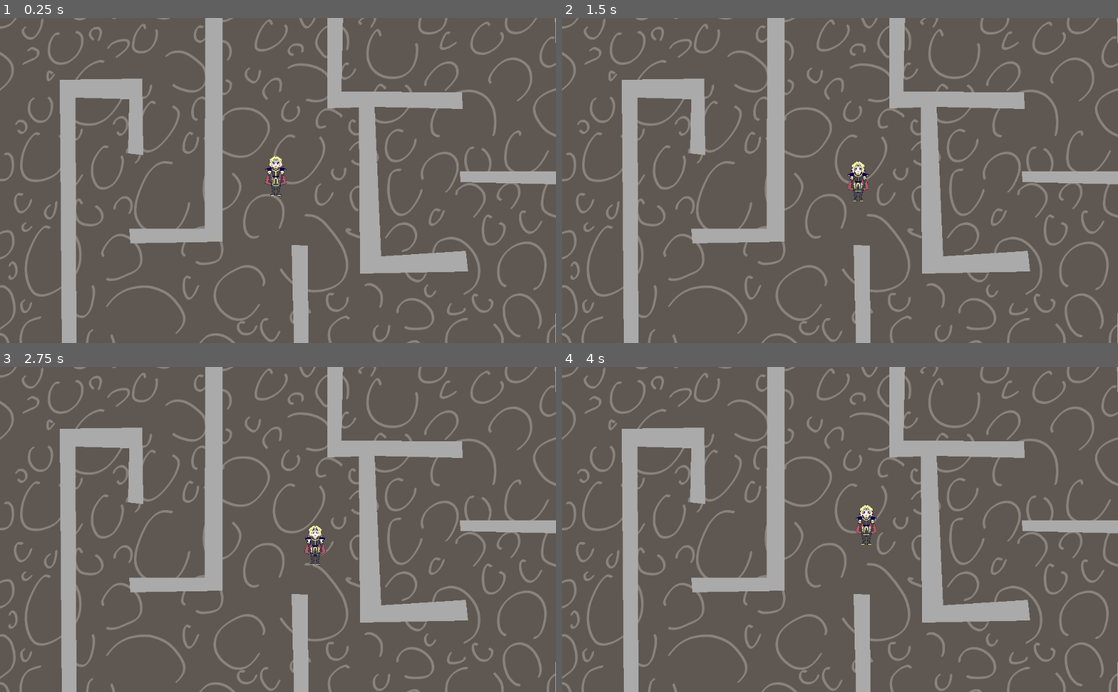
Above: before the commit, frames 1-4 (two rows, left to right).
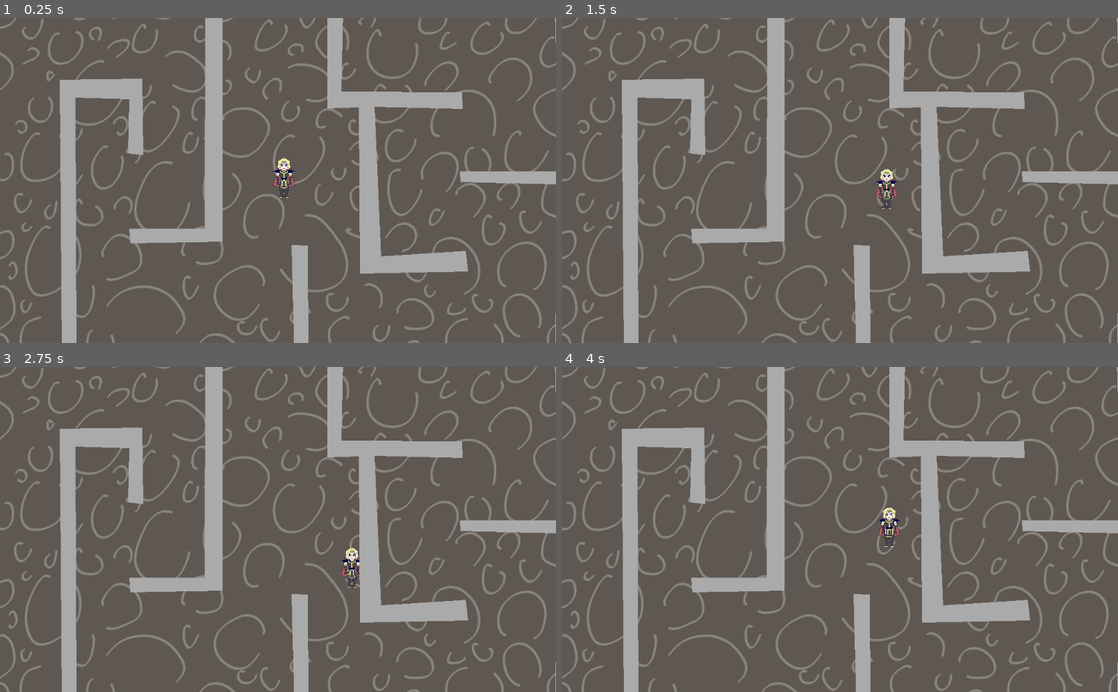
Above: after the commit, the same moments.

Repository: lumsell/highness
Game: Godot game, scene res://overworld.tscn
Two runs of this game, one before a commit and one after it. Both use one fixed random seed, a clock stepped at 60 frames per second and the inputs below.
Inputs:
- Up to frame 1 (0.25 s): no input
- Up to frame 2 (1.5 s): tap Enter at 0.5 s; hold Right (ui_right) 0.53-1.28 s; hold Down (ui_down) from 1.28 s (still down)
- Up to frame 3 (2.75 s): release Down (ui_down) at 2.03 s; hold Right (ui_right) from 2.03 s (still down)
- Up to frame 4 (4 s): release Right (ui_right) at 2.78 s; hold Up (ui_up) 2.78-3.53 s; hold Left (ui_left) from 3.53 s (still down)

The runs differ from the first frame. In frame 1, 0.4% of the frame differs, in the area x 47-53%, y 42-56%; in frame 2, 0.6%; in frame 3, 0.5%; in frame 4, 0.6%, in the area x 52-61%, y 42-56%.

Commit message:
Changed Tyrannia's collision to use KinmaticBody2D instead of raycasts
There's also a bunch of changes listed to some .import files on this commit... I'm not sure what that's all about, but it concerns me a little. Hopefully, it's nothing

Diff:
--- a/Gameplay Prototype/overworld.tscn
+++ b/Gameplay Prototype/overworld.tscn
@@ -6,6 +6,7 @@
 [node name="overworld" type="Node2D"]
 
 [node name="tyrannia" parent="." instance=ExtResource( 1 )]
+position = Vector2( 523, 293 )
 
 [node name="background" type="Sprite" parent="."]
 position = Vector2( 512, 303 )
@@ -13,7 +14,7 @@
 z_index = -1
 texture = ExtResource( 2 )
 
-[node name="walls" type="Area2D" parent="." groups=["SolidWall"]]
+[node name="walls" type="StaticBody2D" parent="."]
 
 [node name="Polygon2D" type="Polygon2D" parent="walls"]
 color = Color( 0.670588, 0.670588, 0.670588, 1 )
--- a/Gameplay Prototype/tyrannia.gd
+++ b/Gameplay Prototype/tyrannia.gd
@@ -1,6 +1,6 @@
 extends Node2D
 
-var speed = 50
+var speed = 100
 var moveLeft = false
 var moveRight = false
 var moveUp = false
@@ -27,22 +27,15 @@
 	if event.is_action_released("ui_down"):
 		moveDown = false
 
-func _process(delta):
-	if moveLeft == true:
-		$RayCastLeft.force_raycast_update()
-		$RayCastLeft2.force_raycast_update()
-		if !$RayCastLeft.is_colliding() || !$RayCastLeft2.is_colliding():
-			position.x -= speed * delta
-	if moveRight == true:
-		$RayCastRight.force_raycast_update()
-		$RayCastRight2.force_raycast_update()
-		if !$RayCastRight.is_colliding() || !$RayCastRight2.is_colliding():
-			position.x += speed * delta
-	if moveUp == true:
-		$RayCastUp.force_raycast_update()
-		if !$RayCastUp.is_colliding():
-			position.y -= speed * delta
-	if moveDown == true:
-		$RayCastDown.force_raycast_update()
-		if !$RayCastDown.is_colliding():
-			position.y += speed * delta
+func _physics_process(delta):
+	var movement := Vector2(0,0)
+	if moveLeft:
+		movement += Vector2.LEFT
+	if moveRight:
+		movement += Vector2.RIGHT
+	if moveUp:
+		movement += Vector2.UP
+	if moveDown:
+		movement += Vector2.DOWN
+	movement *= (speed)
+	var collision = $KinematicBody2D.move_and_slide(movement)
--- a/Gameplay Prototype/tyrannia.tscn
+++ b/Gameplay Prototype/tyrannia.tscn
@@ -1,42 +1,21 @@
-[gd_scene load_steps=3 format=2]
+[gd_scene load_steps=4 format=2]
 
 [ext_resource path="res://art/tyrannia_test1.png" type="Texture" id=1]
 [ext_resource path="res://tyrannia.gd" type="Script" id=2]
 
+[sub_resource type="RectangleShape2D" id=1]
+extents = Vector2( 14, 30.5 )
+
 [node name="tyrannia" type="Node2D"]
 script = ExtResource( 2 )
 
-[node name="Sprite" type="Sprite" parent="."]
-position = Vector2( 508, 289 )
+[node name="KinematicBody2D" type="KinematicBody2D" parent="."]
+
+[node name="CollisionShape2D" type="CollisionShape2D" parent="KinematicBody2D"]
+position = Vector2( 0, 7.5 )
+shape = SubResource( 1 )
+
+[node name="Sprite" type="Sprite" parent="KinematicBody2D"]
+position = Vector2( 1.81899e-12, 0 )
 scale = Vector2( 0.05, 0.05 )
 texture = ExtResource( 1 )
-
-[node name="RayCastDown" type="RayCast2D" parent="."]
-position = Vector2( 508, 319 )
-cast_to = Vector2( 0, 10 )
-collide_with_areas = true
-
-[node name="RayCastUp" type="RayCast2D" parent="."]
-position = Vector2( 508, 268 )
-cast_to = Vector2( 0, -10 )
-collide_with_areas = true
-
-[node name="RayCastLeft" type="RayCast2D" parent="."]
-position = Vector2( 503, 276 )
-cast_to = Vector2( -10, 0 )
-collide_with_areas = true
-
-[node name="RayCastLeft2" type="RayCast2D" parent="."]
-position = Vector2( 503, 312 )
-cast_to = Vector2( -10, 0 )
-collide_with_areas = true
-
-[node name="RayCastRight" type="RayCast2D" parent="."]
-position = Vector2( 513, 276 )
-cast_to = Vector2( 10, 0 )
-collide_with_areas = true
-
-[node name="RayCastRight2" type="RayCast2D" parent="."]
-position = Vector2( 512, 312 )
-cast_to = Vector2( 10, 0 )
-collide_with_areas = true
